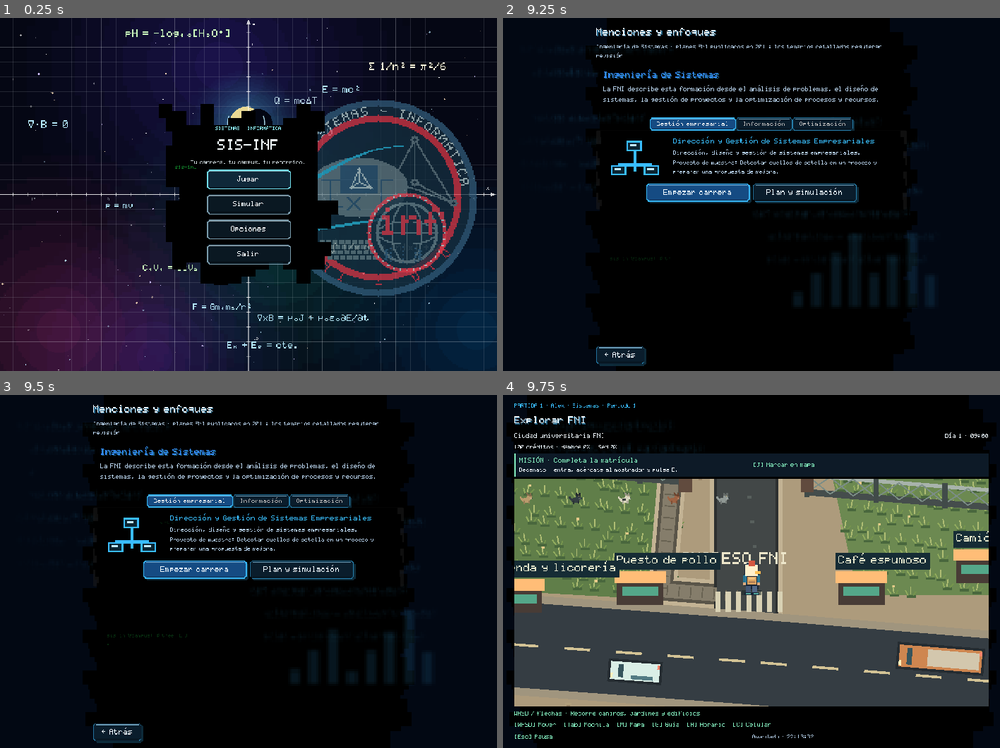
Above: before the commit, frames 1-4 (two rows, left to right).
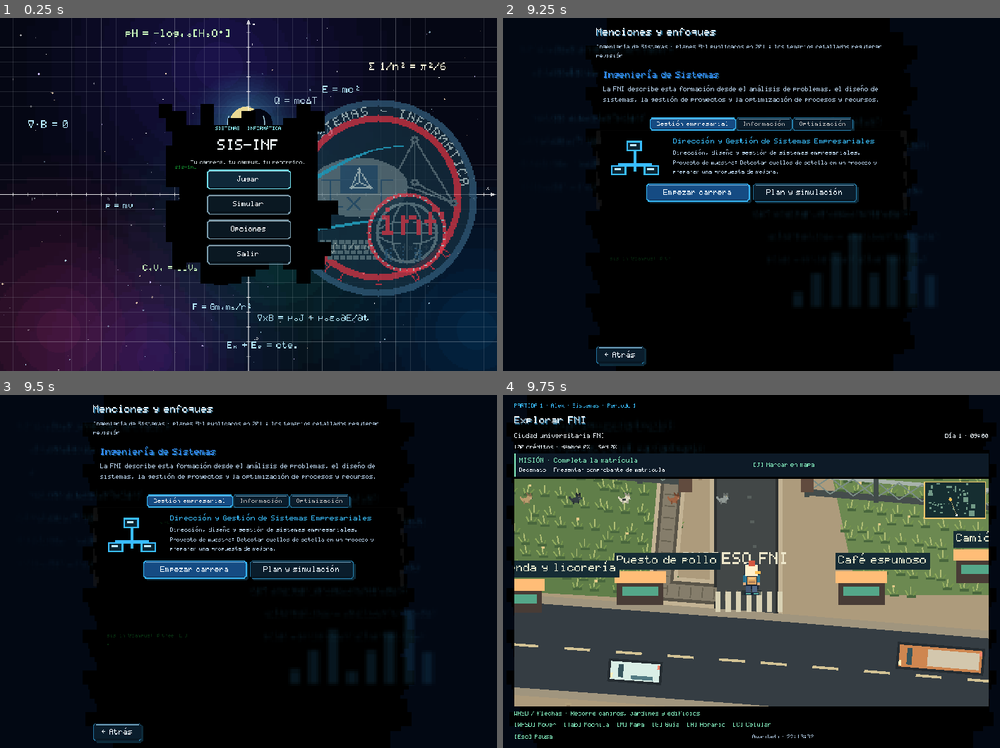
Above: after the commit, the same moments.

Repository: CzruAyna/Proy_Sis_Acad
Game: Godot game, scene res://scenes/main.tscn
The game is run twice, just before and just after one commit, with the same random seed, the same clock (stepped at 60 frames per second) and the same inputs.
Inputs (mouse positions are in pixels of both pictures, inside the frame that each line leads up to):
- Up to frame 1 (0.25 s): no input
- Up to frame 2 (9.25 s): click "Jugar" at 0.5 s; tap Enter at 1.25 s; move the mouse to (860, 176) at 1.27 s; hold Right 1.28-2 s; tap 1 at 1.35, 3.05, 7.55 s; click (860, 176) at 1.42 s; tap Space at 1.52, 4.52, 7.52 s; tap C at 1.55, 4.35, 6.05 s; drag from (652, 212) to (726, 265) at 2.02 s; move the mouse to (801, 116) at 2.77 s; hold Right 2.78-3.5 s; tap H at 2.85, 4.55 s; drag from (726, 265) to (602, 141) at 3.52 s; move the mouse to (900, 247) at 4.27 s; hold Left 4.28-5 s; drag from (602, 141) to (676, 106) at 5.02 s; move the mouse to (776, 194) at 5.77 s; hold Down 5.78-6.5 s; tap G at 5.85 s; click (776, 194) at 5.92 s; drag from (676, 106) to (652, 212) at 6.52 s; move the mouse to (860, 176) at 7.27 s; hold Up 7.28-8 s; tap Tab at 7.35 s; click (751, 81) at 8.02 s; type "Alex" at 8.1 s; click "Explorar menciones" at 8.75 s
- Up to frame 3 (9.5 s): no input
- Up to frame 4 (9.75 s): click "Empezar carrera" at 9.5 s

Frames 1-3 are identical in both runs. In frame 4, 1.4% of the frame differs, in the area x 10-98%, y 20-36%.

Commit message:
feat(campaña): sigue las misiones y rinde evaluaciones en el aula

Diff:
--- a/game/scripts/campus_classes.gd
+++ b/game/scripts/campus_classes.gd
@@ -42,7 +42,7 @@
 		rows.append({
 			"key": "%d/%s" % [int(snapshot["term"]), subject["id"]],
 			"course": str(subject["id"]), "code": code, "name": str(subject["name"]),
-			"room": room, "floor": Map.room_floor(BUILDING, room), "teacher": ["Vega", "Quispe", "Flores", "Mamani", "Rojas"][posmod(code.hash(), 5)], "seed": seed_key.hash(), "day": slot % DAYS.size(),
+			"parallel": ["A", "B", "C"][posmod(parallel, 3)], "room": room, "floor": Map.room_floor(BUILDING, room), "teacher": ["Vega", "Quispe", "Flores", "Mamani", "Rojas"][posmod(code.hash(), 5)], "seed": seed_key.hash(), "day": slot % DAYS.size(),
 			"start": STARTS[(slot / DAYS.size()) % STARTS.size()], "lines": _lines(code, course)
 		})
 	return rows
--- a/game/scripts/campus_daily.gd
+++ b/game/scripts/campus_daily.gd
@@ -33,6 +33,7 @@
 var hunger := 0.0
 var thirst := 0.0
 var backpack: Dictionary = {}
+var tasks: Dictionary = {}
 var notes: Dictionary = {}
 
 
@@ -57,6 +58,7 @@
 			var count := int(_number(stock.get(id), 0.0, 0.0, CAPACITY - load_count()))
 			if count > 0:
 				backpack[id] = count
+	tasks = stored["tasks"].duplicate() if stored.get("tasks") is Dictionary else {}
 	var saved_notes: Variant = stored.get("notes")
 	notes = saved_notes.duplicate(true) if saved_notes is Dictionary else {}
 
@@ -69,7 +71,7 @@
 
 func snapshot() -> Dictionary:
 	return {"student_trait": student_trait, "equipment": equipment.duplicate(), "shops": shops.duplicate(), "minutes": minutes, "balance": balance, "hunger": hunger, "thirst": thirst,
-		"backpack": backpack.duplicate(), "notes": notes.duplicate(true)}
+		"backpack": backpack.duplicate(), "tasks": tasks.duplicate(), "notes": notes.duplicate(true)}
 
 
 func advance(elapsed: float) -> void:
--- a/game/scripts/campus_exploration_ui.gd
+++ b/game/scripts/campus_exploration_ui.gd
@@ -202,6 +202,15 @@
 
 func _add_objective(parent: Control) -> void:
 	var objective: Dictionary = _ui()._campus().exploration_objective(show_world)
+	var world: Control = world_ref.get_ref()
+	var building := str(objective.get("building", "basicas"))
+	if not world.destination.is_finite() and objective["id"] != "graduated":
+		world.destination = Map.building(building)["door"]
+	if objective["id"] == "study":
+		for row in world.class_schedule:
+			if row["name"] == objective["title"]:
+				objective["hint"] = "%s · %s" % [objective["hint"], Classes.timing(row)]
+				break
 	var colors: Dictionary = _ui()._current_theme
 	var accent: Color = colors["highlight"]
 	var panel := PanelContainer.new()
@@ -525,7 +534,7 @@
 	for row in schedule:
 		var card: VBoxContainer = _ui()._card(page)
 		_text(card, "%s · %s" % [row["code"], row["name"]], 17)
-		_text(card, Classes.timing(row), 15)
+		_text(card, Classes.timing(row) + (" · Paralelo " + str(row["parallel"]) if _ui().simulation.planning_available() else ""), 15)
 
 		var clashes := Classes.conflicts(row, schedule)
 		if not clashes.is_empty():
@@ -546,6 +555,8 @@
 	var routine := _daily()
 	var week := floori(routine.minutes / Daily.WEEK)
 	var rows := _schedule()
+	if _ui().simulation != null and not _ui().current_profile.is_empty():
+		_ui()._add_button(page, "Mi historia", show_journal, true, 36)
 	if rows.is_empty():
 		_text(page, "Tus grupos aparecen al inscribir materias.", 16)
 	for row in rows:
@@ -557,6 +568,30 @@
 		_text(card, "%s %02d:%02d · %s · piso %d" % [weekdays[(minute / Daily.DAY) % 7], (minute / 60) % 24, minute % 60, row["room"], row["floor"]], 15)
 		_text(card, str(session["message"]), 16)
 
+
+
+func show_journal() -> void:
+	var snapshot: Dictionary = _ui().simulation.snapshot()
+	var page := _play_page("Mi historia", _name(), show_phone)
+	_text(page, "El ingreso · Llegaste a la FNI con tu primer horario y una carpeta por completar.", 17)
+	var chapters := {}
+	for record in snapshot["history"]:
+		var term := int(record["term"])
+		if not chapters.has(term):
+			chapters[term] = [0, 0]
+		chapters[term][0 if record["passed"] else 1] += 1
+	for term in chapters:
+		var marks: Array = chapters[term]
+		var consequence := "El siguiente semestre se abrió con nuevas opciones." if marks[1] == 0 else "Tocó volver al aula y organizar el siguiente horario con los recursados."
+		_text(page, "Semestre %d · Aprobaste %d y reprobaste %d. %s" % [term, marks[0], marks[1], consequence], 16)
+	for assignment in snapshot["assignments"]:
+		_text(page, "Ganaste la auxiliatura del paralelo %s y trabajaste con %s." % [assignment["parallel"], assignment["teacher"]], 16)
+	for request in snapshot["procedures"]:
+		if request["status"] == "COMPLETADO" and request["kind"] != "matricula":
+			_text(page, "Semestre %d · Completaste %s." % [request["term"], request["name"]], 16)
+	var mission: Dictionary = _ui()._campus().exploration_objective(show_world)
+	_text(page, "Hoy · " + str(mission["title"]), 19)
+	_text(page, str(mission["hint"]), 15)
 
 
 func show_classroom(room: String) -> void:
@@ -626,18 +661,76 @@
 	)
 	timer.start()
 	sync.call()
+	if routine.tasks.has(row["key"]):
+		_text(page, "Tarea de clasificación completada.", 15)
+	else:
+		_ui()._add_button(page, "Resolver tarea de aula", _practice.bind(row), false, 38)
 	if _ui().simulation.state["phase"] == "CURSANDO":
 		var entry: Dictionary = _ui().simulation.state["enrollments"].get(row["course"], {})
 		if not entry.is_empty() and entry["score"] == null:
 			var week := floori(routine.minutes / Daily.WEEK)
 			var session := Classes.appointment(row, week)
-			if session["exam"]:
-				_ui()._add_button(page, "Rendir parcial", _ui()._start_subject.bind(row["course"], show_classroom.bind(row["room"])), true, 40)
+			var project: bool = _ui().PROJECT_COURSES.has(row["code"])
+			if (session["exam"] or project) and int(entry.get("last_assessment_week", -1)) < week:
+				_ui()._add_button(page, "Presentar avance" if project else "Rendir parcial", _sit_assessment.bind(row, week), true, 40)
 			else:
 				var exam_week := week + (2 - week % 3)
+				if exam_week == week:
+					exam_week += 3
+				if project:
+					exam_week = week + 1
 				var exam := Classes.appointment(row, exam_week)
-				_ui()._add_button(page, "Esperar al examen · día %d" % (int(exam["start"]) / Daily.DAY + 1), _wait_for_exam.bind(row, exam["start"]), false, 40)
+				if exam["cancelled"]:
+					exam = Classes.appointment(row, exam_week + 1)
+				_ui()._add_button(page, ("Esperar a la revisión · día %d" if project else "Esperar al examen · día %d") % (int(exam["start"]) / Daily.DAY + 1), _wait_for_exam.bind(row, exam["start"]), false, 40)
 	_ui()._add_button(page, "Ver horario", show_schedule.bind(show_world), false, 40)
+
+
+func _practice(row: Dictionary, message: String = "") -> void:
+	var routine := _daily()
+	var page := _play_page("Tarea de aula", row["name"], show_classroom.bind(row["room"]))
+	var expected := str(row["lines"][0])
+	var choices: Array[String] = [expected]
+	for other in _schedule():
+		var line := str(other["lines"][0])
+		if not choices.has(line):
+			choices.append(line)
+		if choices.size() == 3:
+			break
+	if choices.size() == 1:
+		choices.append("Registrar un trámite de matrícula")
+	choices.sort()
+	_text(page, "Clasifica el apunte que corresponde a " + str(row["name"]), 19)
+	if not message.is_empty():
+		_text(page, message, 15)
+	for line in choices:
+		_ui()._add_button(page, line, func() -> void:
+			if line == expected:
+				routine.tasks[row["key"]] = true
+				_save_daily(routine)
+				show_classroom(row["room"])
+			else:
+				_practice(row, "Ese apunte pertenece a otro tema. Revisa la pizarra y vuelve a elegir."), false, 40)
+
+
+func assessment_route(course: String, back: Callable) -> void:
+	_session()
+	_save()
+	for row in _schedule():
+		if row["course"] != course:
+			continue
+		var page := _play_page("Preparar evaluación", row["name"], back)
+		_text(page, "Ve a Ciclo Básico · " + Classes.timing(row), 18)
+		_text(page, "Pulsa E en la pizarra. Allí puedes esperar al docente y presentar el trabajo.", 16)
+		_ui()._add_button(page, "Marcar aula en el mapa", mark_building.bind(Classes.BUILDING), true, 38)
+		return
+	back.call()
+
+
+func _sit_assessment(row: Dictionary, week: int) -> void:
+	var game := _ui()
+	game._start_subject(row["course"], show_classroom.bind(row["room"]))
+	game._scheduled_week = week
 
 
 func _wait_for_exam(row: Dictionary, start: int) -> void:
--- a/game/scripts/campus_world.gd
+++ b/game/scripts/campus_world.gd
@@ -626,6 +626,23 @@
 	draw_set_transform(Vector2.ZERO)
 	if animations_enabled and room_id.is_empty():
 		draw_rect(Rect2(Vector2.ZERO, size), Color(0.07, 0.12, 0.29, _night_strength() * 0.48))
+	_draw_minimap()
+
+
+func _draw_minimap() -> void:
+	var rect := Rect2(Vector2(size.x - 148, 8), Vector2(140, 82))
+	draw_rect(rect.grow(2), Color("#efc66b"))
+	draw_rect(rect, Color("#162e31"))
+	var scale_map := rect.size / Map.SIZE
+	for block in buildings:
+		var footprint: Rect2 = block["rect"]
+		draw_rect(Rect2(rect.position + footprint.position * scale_map, footprint.size * scale_map), Color("#729a87"))
+	var here := player if room_id.is_empty() else _outside
+	if destination.is_finite():
+		var goal := rect.position + destination * scale_map
+		draw_line(rect.position + here * scale_map, goal, Color("#cbb77f"), 1)
+		draw_circle(goal, 4, Color("#ffbd50"))
+	draw_circle(rect.position + here * scale_map, 2.5, Color.WHITE)
 
 
 func _draw_campus(view: Rect2) -> void:
@@ -698,6 +715,9 @@
 	var kind := Map.room_kind(room_id, room_name)
 	var layout := Map.room_layout(room_id, room_name)
 	RoomArt.draw(self, layout, room_name, _lesson.get("lines", []).slice(0, _board_lines))
+	if not _lesson.is_empty():
+		var lectern := Vector2(layout["size"].x / 2 + 70, 90)
+		draw_texture_rect(Cast.texture("personal_docente"), Rect2(lectern - Vector2(12, 30), Vector2(24, 32)), false)
 	var count := 0
 	for actor in cast_instances:
 		if actor.get("state", "") == "CLASS" and actor["building_id"] == room_id and actor["room_name"] == room_name:
--- a/game/scripts/game.gd
+++ b/game/scripts/game.gd
@@ -1977,7 +1977,12 @@
 	_show_campus_section("resumen")
 
 
+const PROJECT_COURSES := ["SIS 1110", "SIS 2210", "INF 2430"]
+var _scheduled_week := -1
+
+
 func _start_subject(key: String, back: Callable = Callable()) -> void:
+	_scheduled_week = -1
 	_study_return = back if back.is_valid() else _show_solo_hub
 	if simulation == null or simulation.state["phase"] != "CURSANDO" or not simulation.state["enrollments"].has(key):
 		_study_return.call()
@@ -2012,6 +2017,17 @@
 	var accent: Color = theme.get("accent", GREEN)
 	_current_theme = theme
 	var content := _make_page("Parcial %d / 3 · %s (%s)" % [partial_index + 1, course["name"], subject["sigla"]], "Semestre cursado %d · Tres parciales determinan la nota final" % int(simulation.state["term"]), _study_return if _study_return.is_valid() else _show_solo_hub, false, false)
+	var is_project := PROJECT_COURSES.has(str(subject["sigla"]))
+	var teacher: String = ["Vega", "Quispe", "Flores", "Mamani", "Rojas"][posmod(str(subject["sigla"]).hash(), 5)]
+	var hits := 0
+	for response in entry["answers"]:
+		if response:
+			hits += 1
+	content.add_child(_label("Proyecto · revisión con %s" % teacher if is_project else "Hoja de examen · Prof. %s" % teacher, 20, accent))
+	content.add_child(_label("Avance %d de 3 · %d aciertos · objetivo: acertar al menos dos" % [partial_index + 1, hits], 15))
+	if is_project:
+		_project_review(content, entry, partial_index)
+		return
 	var columns := _adaptive_grid(content, 470.0, 2)
 	var lesson := _card(columns, true)
 	lesson.size_flags_horizontal = Control.SIZE_EXPAND_FILL
@@ -2024,7 +2040,17 @@
 	exam.set_meta("page_atomic", true)
 	exam.size_flags_horizontal = Control.SIZE_EXPAND_FILL
 	columns.add_child(exam)
-	exam.add_child(_label(str(current_question["q"]), 19, accent, true))
+	var paper := PanelContainer.new()
+	var sheet := StyleBoxFlat.new()
+	sheet.bg_color = Color("#f3ecd7")
+	sheet.border_width_left = 5
+	sheet.border_color = Color("#c97970")
+	sheet.content_margin_left = 16
+	sheet.content_margin_top = 12
+	sheet.content_margin_bottom = 12
+	paper.add_theme_stylebox_override("panel", sheet)
+	exam.add_child(paper)
+	paper.add_child(_label(str(current_question["q"]), 19, Color("#182734")))
 	for option in range(current_question["options"].size()):
 		var answer := _answer_subject.bind(option)
 		var row := _add_button(exam, str(current_question["options"][option]), answer, false, 38)
@@ -2038,6 +2064,44 @@
 		_bind_page_key(KEY_U, _try_chanchullo.bind(cheat_key))
 
 
+func _project_review(content: Control, entry: Dictionary, phase: int) -> void:
+	var stages := ["Prototipo", "Pruebas", "Entrega"]
+	var actions := ["Construir el prototipo", "Contrastar con un caso de prueba", "Entregar el informe"]
+	var card := _card(content, true)
+	card.add_child(_label("Hito · " + str(stages[phase]), 20))
+	if not entry.has("draft_option"):
+		card.add_child(_label("Decide cómo resolver esta parte del proyecto: " + str(current_question["q"]), 17))
+		for index in current_question["options"].size():
+			var choose := _project_draft.bind(index)
+			_add_button(card, str(current_question["options"][index]), choose, false, 36)
+			_bind_page_key(KEY_1 + index, choose)
+	else:
+		var choice := clampi(int(entry["draft_option"]), 0, current_question["options"].size() - 1)
+		card.add_child(_label("Tu propuesta · " + str(current_question["options"][choice]), 17))
+		card.add_child(_label("Elige la acción que acredita este hito ante el docente.", 16))
+		for offset in actions.size():
+			var action := (phase + offset + 1) % actions.size()
+			var deliver := _deliver_project.bind(action)
+			_add_button(card, actions[action], deliver, false, 36)
+			_bind_page_key(KEY_1 + offset, deliver)
+
+
+func _project_draft(index: int) -> void:
+	var key := str(current_profile["current_subject"])
+	simulation.state["enrollments"][key]["draft_option"] = index
+	_save_profile()
+	_show_exam()
+
+
+func _deliver_project(action: int) -> void:
+	var entry: Dictionary = simulation.state["enrollments"][current_profile["current_subject"]]
+	if not entry.has("draft_option"):
+		return
+	var correct: bool = int(entry["draft_option"]) == int(current_question["answer"]) and action == entry["answers"].size()
+	entry.erase("draft_option")
+	_finish_subject_question(correct, false)
+
+
 func _answer_subject(option_index: int) -> void:
 	if not current_question.has("answer"):
 		return
@@ -2068,6 +2132,8 @@
 	if not result["ok"]:
 		_show_result("Resultado pendiente", str(result["message"]), false, _show_solo_hub)
 		return
+	if _scheduled_week >= 0:
+		simulation.state["enrollments"][key]["last_assessment_week"] = _scheduled_week
 	current_question = {}
 	current_profile["confidence"] = clampi(int(current_profile.get("confidence", 60)) + (4 if correct and not cheated else -3), 0, 100)
 	current_profile["partial_index"] = partial + 1
@@ -2078,7 +2144,7 @@
 		_show_result("Materia aprobada" if result["passed"] else "Materia reprobada", explanation, bool(result["passed"]), _study_return if _study_return.is_valid() else _show_solo_hub)
 	else:
 		_save_profile()
-		_show_result("Parcial registrado", explanation + " La nota final se calcula con los tres parciales.", correct, _show_exam)
+		_show_result("Parcial registrado", explanation + " La nota final se calcula con los tres parciales.", correct, _study_return if _scheduled_week >= 0 else _show_exam)
 
 
 func _show_titles() -> void:
--- a/game/scripts/student_campus.gd
+++ b/game/scripts/student_campus.gd
@@ -184,17 +184,25 @@
 	if snapshot["graduated"]:
 		return {"id": "graduated", "title": "Recorrido completo", "hint": "Tu título está emitido."}
 	if snapshot["studies_complete"]:
+		for request in snapshot["procedures"]:
+			if request["kind"] in ["excelencia", "tesis", "proyecto"] and request["status"] in ["PENDIENTE", "OBSERVADO"]:
+				var step := Procedures.current_step(request)
+				return {"id": "degree", "title": request["name"], "hint": "Decanato · " + str(step.get("label", "Consulta tu expediente")), "building": "decanato"}
 		return {"id": "degree", "title": "Graduación disponible", "hint": "Ve a Decanato y consulta las modalidades de graduación.", "building": "decanato"}
 	if snapshot["phase"] == "INSCRIPCION":
 		if not _document_present("matricula", "", snapshot):
-			return {"id": "matricula", "title": "Completa la matrícula", "hint": "Decanato · entra, acércate al mostrador y pulsa E.", "building": "decanato"}
+			var hint := "Entra y pulsa E en el mostrador."
+			for request in snapshot["procedures"]:
+				if request["kind"] == "matricula" and request["status"] in ["PENDIENTE", "OBSERVADO"]:
+					hint = str(Procedures.current_step(request).get("label", hint))
+			return {"id": "matricula", "title": "Completa la matrícula", "hint": "Decanato · " + hint, "building": "decanato"}
 		if snapshot["subjects"].any(func(subject: Dictionary) -> bool: return not subject["enrollment"].is_empty()):
 			return {"id": "start", "title": "Inicia el semestre", "hint": "Matrícula vigente · abre los parciales de tus materias.", "label": "Iniciar", "action": perform.bind("start_term", [], "resumen", false, back)}
 		return {"id": "plan", "title": "Elige tus materias", "hint": "Inscríbelas antes de iniciar el semestre.", "label": "Materias", "action": _go.bind("materias")}
 	for subject in snapshot["subjects"]:
 		var entry: Dictionary = subject["enrollment"]
 		if not entry.is_empty() and entry["score"] == null:
-			return {"id": "study", "title": str(subject["name"]), "hint": "Clases en Ciclo Básico · parcial %d de 3 pendiente." % (entry["answers"].size() + 1), "label": "Rendir", "action": _ui()._start_subject.bind(str(subject["id"]), back)}
+			return {"id": "study", "title": str(subject["name"]), "hint": "Clases en Ciclo Básico · parcial %d de 3 pendiente." % (entry["answers"].size() + 1), "label": "Rendir", "action": _ui()._explorer().assessment_route.bind(str(subject["id"]), back)}
 	return {"id": "close", "title": "Cierra el semestre", "hint": "Ya tienes un resultado en todas tus materias.", "label": "Cerrar", "action": _confirm_close.bind(back)}
 
 
@@ -866,7 +874,7 @@
 		var key := str(subject["id"])
 		var entry: Dictionary = subject["enrollment"]
 		if snapshot["phase"] == "CURSANDO" and not entry.is_empty() and entry["score"] == null:
-			_button(details, "Estudiar y rendir", ui._start_subject.bind(key), true, true)
+			_button(details, "Estudiar y rendir", ui._explorer().assessment_route.bind(key, _go.bind("materias")), true, true)
 		elif snapshot["planning_available"] and entry.is_empty() and subject["eligibility"]["ok"] and not subject["approved"]:
 			_button(details, "Inscribir", _enroll.bind(key), true, true)
 		elif snapshot["planning_available"] and not entry.is_empty() and not subject["approved"]:
--- a/game/tests/test_campus_routine.gd
+++ b/game/tests/test_campus_routine.gd
@@ -38,6 +38,7 @@
 	_count += 1
 	if not condition:
 		_errors.append(message)
+		push_error(message)
 
 
 func _click(label: String) -> void:
@@ -46,6 +47,14 @@
 			button.pressed.emit()
 			return
 	_check(false, "Falta el botón " + label)
+
+
+func _click_prefix(prefix: String) -> void:
+	for button in _game.find_children("*", "Button", true, false):
+		if button.text.begins_with(prefix) and not button.disabled:
+			button.pressed.emit()
+			return
+	_check(false, "Falta la acción " + prefix)
 
 
 func _key(code: Key) -> void:
@@ -210,9 +219,46 @@
 	var overview := _game.find_child("CampusOverview", true, false)
 	_check(overview != null and overview.destination == Map.building(Classes.BUILDING)["door"], "La guía marca la puerta en el mapa.")
 	await _picture("07-mapa")
+	_game._show_exploration()
+	await _key(KEY_C)
+	await _picture("08-celular")
+	_click("Mi historia")
+	await _picture("09-historia")
+	var model: RefCounted = _game.simulation
+	model.pay("matricula")
+	var request: Dictionary = model.snapshot()["procedures"][0]
+	for office in ["Caja", "Kardex", "Cómputo"]:
+		model.advance_procedure(request["id"], office)
+	model.start_term()
+	_game._show_exploration()
+	world = _game.find_child("CampusWorld", true, false) as Control
+	world.enter_room(Classes.BUILDING, str(rows[0]["room"]))
+	world.player = Vector2(146, 82)
+	world.interact()
+	await process_frame
+	if _game.find_child("LiveClassBoard", true, false) == null:
+		_click("Esperar aquí hasta la clase")
+	_click("Resolver tarea de aula")
+	_click(str(rows[0]["lines"][0]))
+	_check(_game.current_profile["campus_exploration"]["daily"]["tasks"].has(rows[0]["key"]), "La tarea completada queda en el recorrido.")
+	_click_prefix("Esperar al examen")
+	_click("Rendir parcial")
+	_check(not _game.current_question.is_empty(), "El examen abre desde la pizarra en la fecha anunciada.")
+	await _picture("10-examen")
+	if _game.current_question.is_empty():
+		quit(1)
+		return
+	_game._answer_subject(int(_game.current_question["answer"]))
+	var enrollment: Dictionary = model.state["enrollments"][rows[0]["course"]]
+	_check(enrollment["answers"] == [100.0] and enrollment.get("last_assessment_week", -1) == 2, "El parcial se registra en la semana programada.")
+	for lesson in rows:
+		if lesson["code"] == "SIS 1110":
+			_game._start_subject(lesson["course"])
+			_game._project_draft(int(_game.current_question["answer"]))
+			await _picture("11-proyecto")
+			_game._deliver_project(0)
+			_check(model.state["enrollments"][lesson["course"]]["answers"] == [100.0], "La propuesta y el hito registran un único avance evaluado.")
 	_viewport.queue_free()
 	await process_frame
-	for message in _errors:
-		push_error(message)
 	print("CAMPUS_ROUTINE_TESTS: %d assertions, %d failures" % [_count, _errors.size()])
 	quit(0 if _errors.is_empty() else 1)
